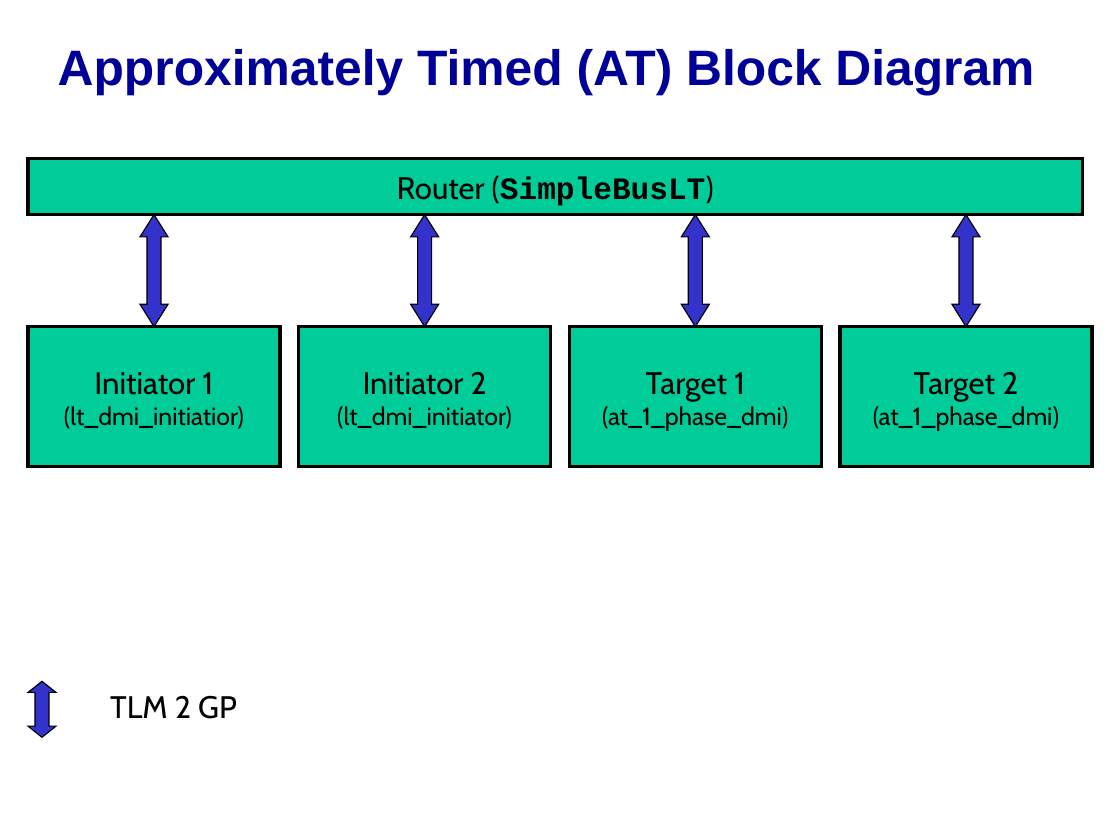
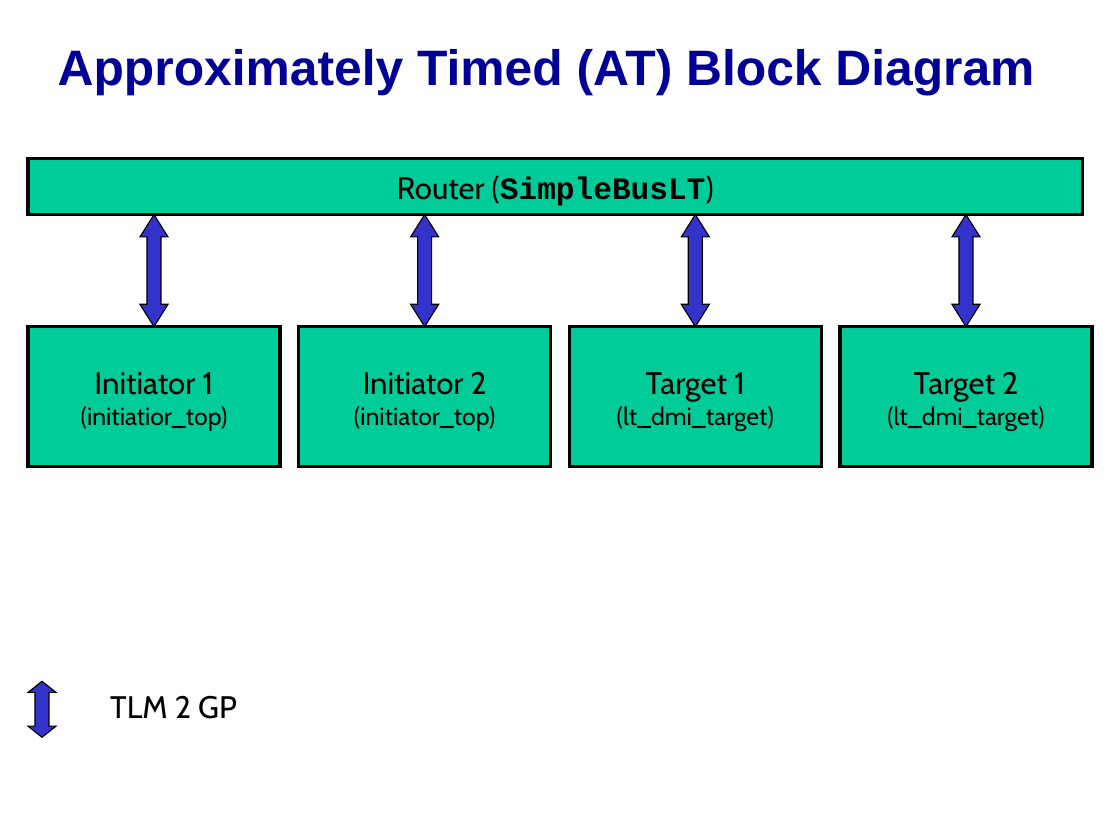
Before and after one commit to accellera-official/systemc, a slide deck: slide 3 of examples/tlm/lt_dmi/docs/lt_dmi_example.ppt. Drawn at 1120x840 pixels with LibreOffice and Linux fonts; fonts in the diff are those of the drawing; background and template pictures are left out. Boxes give left, top, right and bottom in pixels: in the first picture for what was removed or moved away, otherwise in the second. Text is boxed around its words. In the diff, an @@ line names an element or a change of style, - is before the commit and + after.

```diff
--- a/examples/tlm/lt_dmi/docs/lt_dmi_example.ppt
+++ b/examples/tlm/lt_dmi/docs/lt_dmi_example.ppt
@@ text in rectangle at (81,406,228,430): text changed @@
-(lt_dmi_initiatior)
+(initiatior_top)
@@ text in rectangle at (354,406,495,430): text changed @@
-(lt_dmi_initiator)
+(initiator_top)
@@ text in rectangle at (617,406,774,430): text changed @@
-(at_1_phase_dmi)
+(lt_dmi_target)
@@ text in rectangle at (887,406,1044,430): text changed @@
-(at_1_phase_dmi)
+(lt_dmi_target)
```
Also in this commit, not shown: 5 other slides changed, 7 slides removed.
